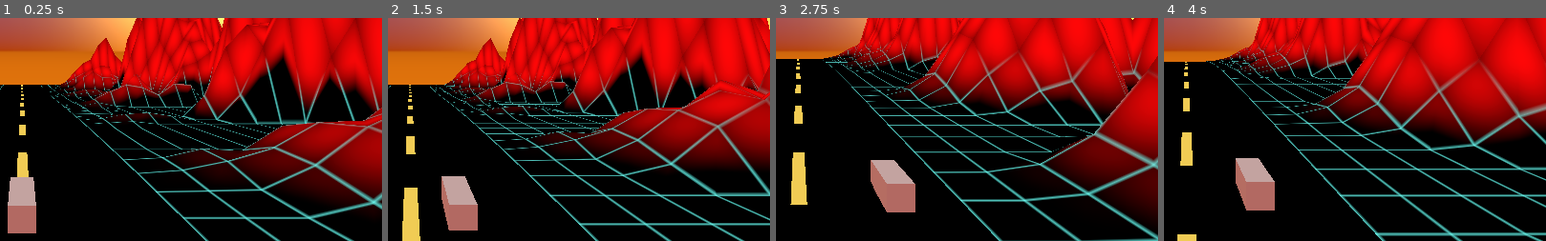
Above: before the commit, frames 1-4 (left to right).
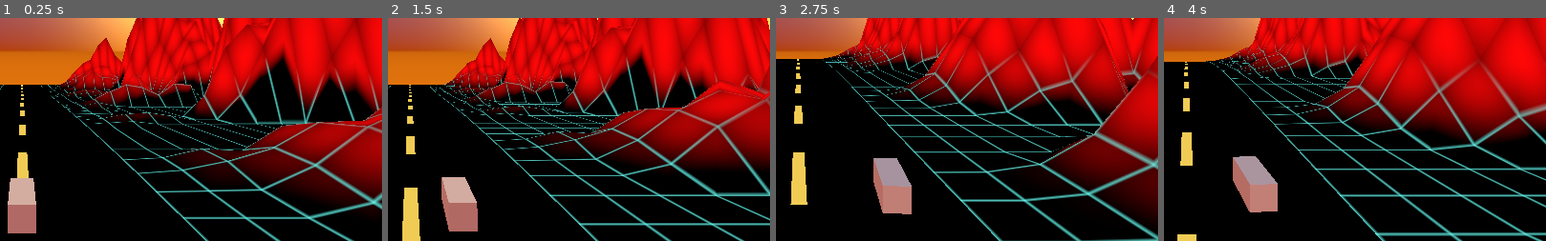
Above: after the commit, the same moments.

Repository: ilyaev/godot-synthwave-rider
Game: Godot game, scene res://World.tscn
The game is run twice, just before and just after one commit, with the same random seed, the same clock (stepped at 60 frames per second) and the same inputs.
Inputs:
- Up to frame 1 (0.25 s): no input
- Up to frame 2 (1.5 s): tap Enter at 0.5 s; hold Right (ui_right) 0.53-1.28 s; hold Down (ui_down) from 1.28 s (still down)
- Up to frame 3 (2.75 s): release Down (ui_down) at 2.03 s; hold Right (ui_right) from 2.03 s (still down)
- Up to frame 4 (4 s): release Right (ui_right) at 2.78 s; hold Up (ui_up) 2.78-3.53 s; hold Left (ui_left) from 3.53 s (still down)
The pictures show only the part of the screen within x 47-97%, y 43-93%; the shares and areas given below are measured in that part.

The runs differ from the first frame. In frame 1, less than 0.1% of the frame differs, in the area x 2-10%, y 71-85%; in frame 2, 0.1%; in frame 3, 1.2%, in the area x 24-37%, y 62-89%; in frame 4, 1.1%.

Commit message:
fix: sync car to road

Diff:
--- a/World.gd
+++ b/World.gd
@@ -31,8 +31,15 @@
 	waveYdistortion = $Wave.waveYdistortion
 
 	ship.transform.origin.x = coords.x
-	ship.transform.origin.y = sin((17 - coords.y) / waveYdistortion) + .2
-	camera.transform.origin.y = sin((21 - coords.y) / waveYdistortion) + 2.5
+	ship.transform.origin.y = getDistortionY(coords.y, 17, 0.2);
+	camera.transform.origin.y = getDistortionY(coords.y, 21, 2.5);
+
+	var l = 0.25
+	var ta = (getDistortionY(coords.y + l, 17, 0.2) - ship.transform.origin.y) / l;
+	ship.rotation = Vector3(atan(ta), -0.1 * sign(velocity.x), 0)
+
+func getDistortionY(pos, shift, extra):
+	return sin((shift - pos) / waveYdistortion) +extra
 
 func getCoords():
 	return coords
